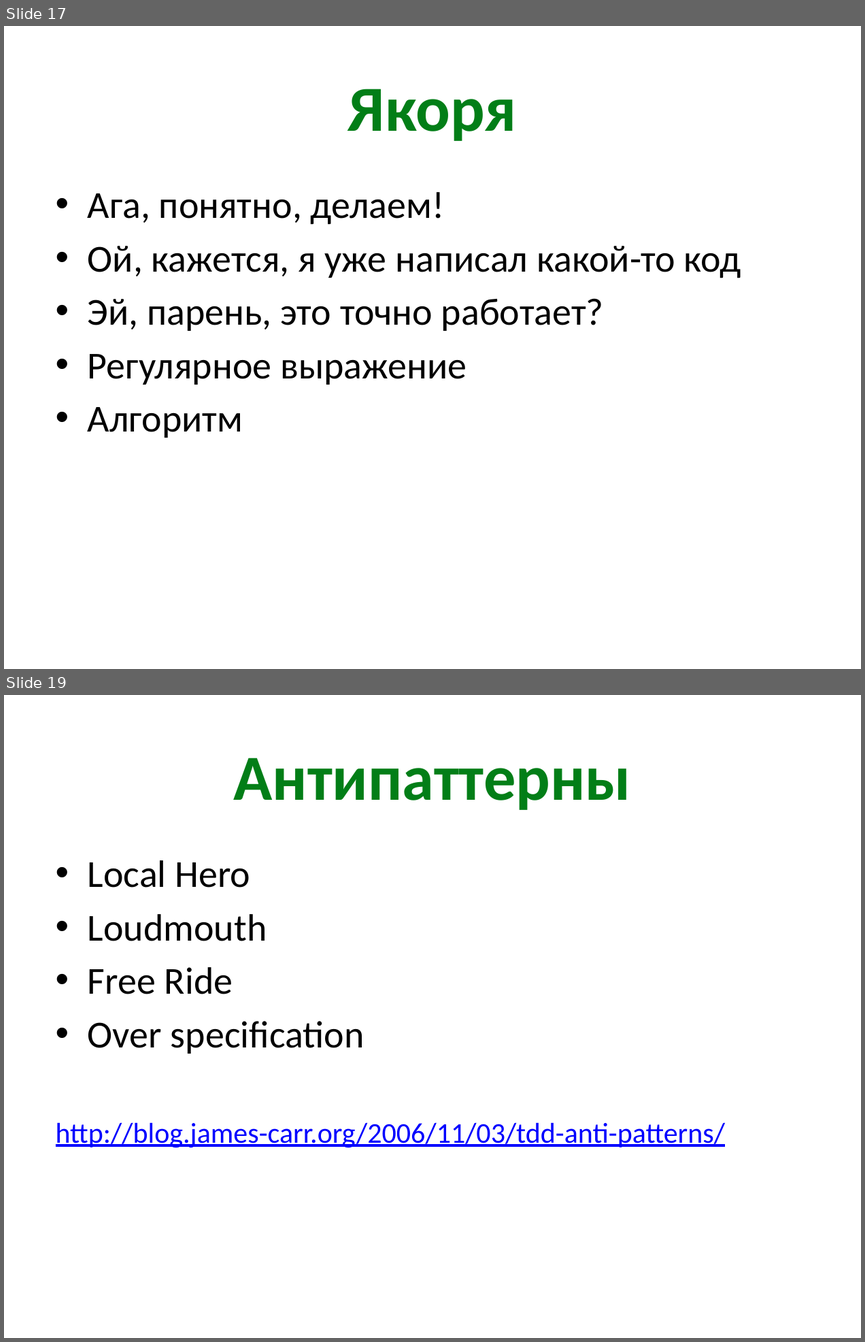
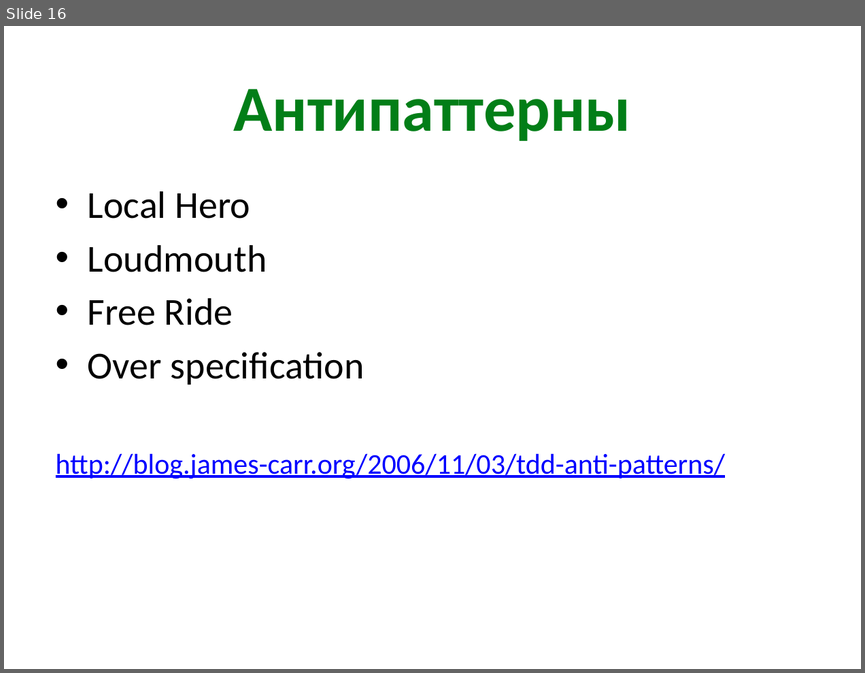
Before and after one commit to xoposhiy/testing-course, a slide deck: day1.pptx. Shown one above the other, each under a label of ours: slides 17 and 19 before the commit, slide 16 after it; the slides between them are not shown. The pictures are 865x1342 and 865x673 pixels, drawn with LibreOffice and Linux fonts; fonts in the diff are those of the drawing. Boxes give left, top, right and bottom in pixels: in the first picture for what was removed or moved away, otherwise in the second. Text is boxed around its words. In the diff, an @@ line names an element or a change of style, - is before the commit and + after.

```diff
--- a/day1.pptx
+++ b/day1.pptx
@@ slide 17 removed at <box>4,26,861,669</box>, background #FFFFFF @@
@@ title removed at <box>348,89,517,141</box> @@
-Якоря
@@ text removed at <box>88,192,741,437</box> @@
-• Ага, понятно, делаем!
-• Ой, кажется, я уже написал какой-то код
-• Эй, парень, это точно работает?
-• Регулярное выражение
-• Алгоритм
@@ what was slide 19 is now slide 16 @@
```
Also in this commit, not shown: 3 slides changed, 1 slide added, 2 other slides removed, 5 other files.
